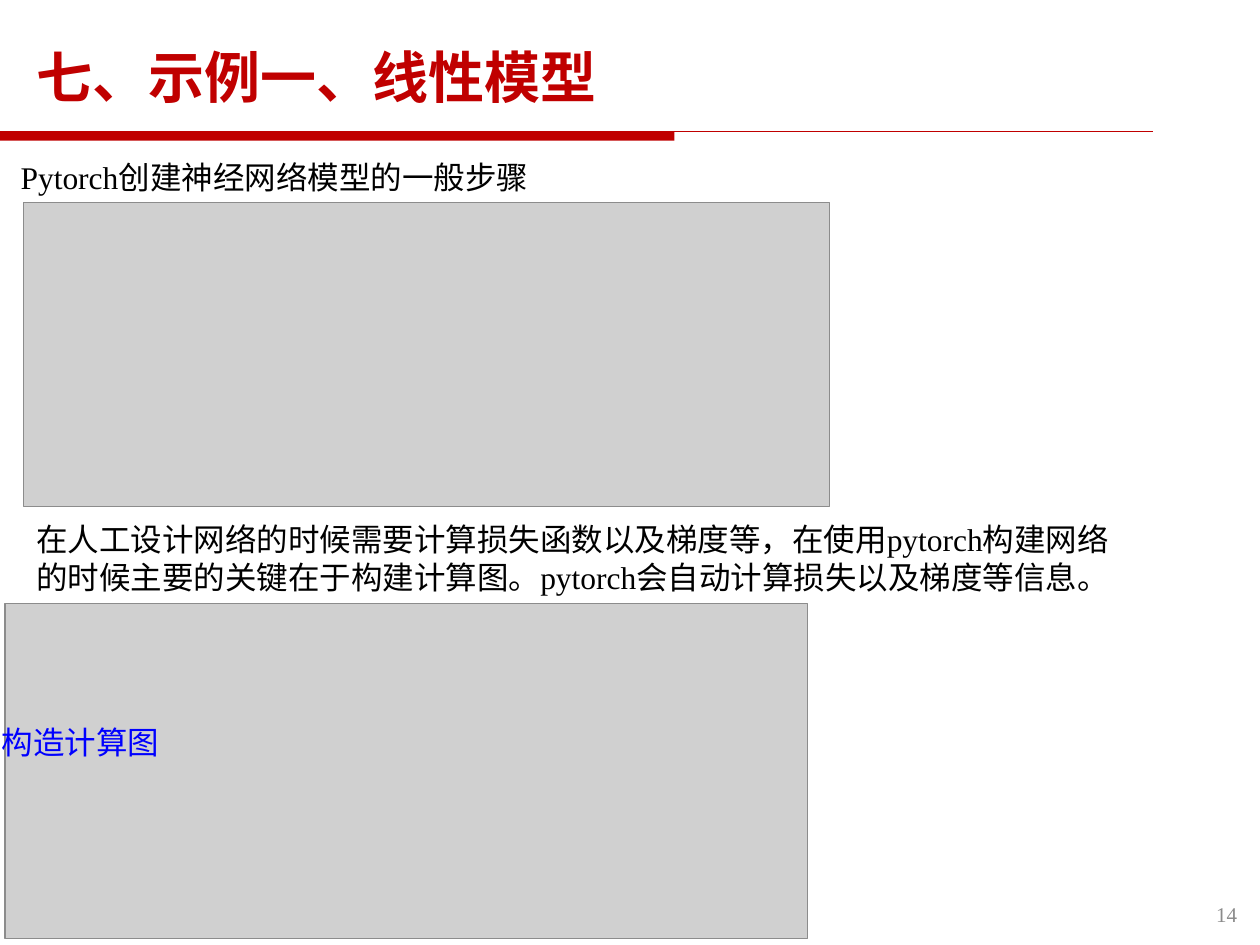
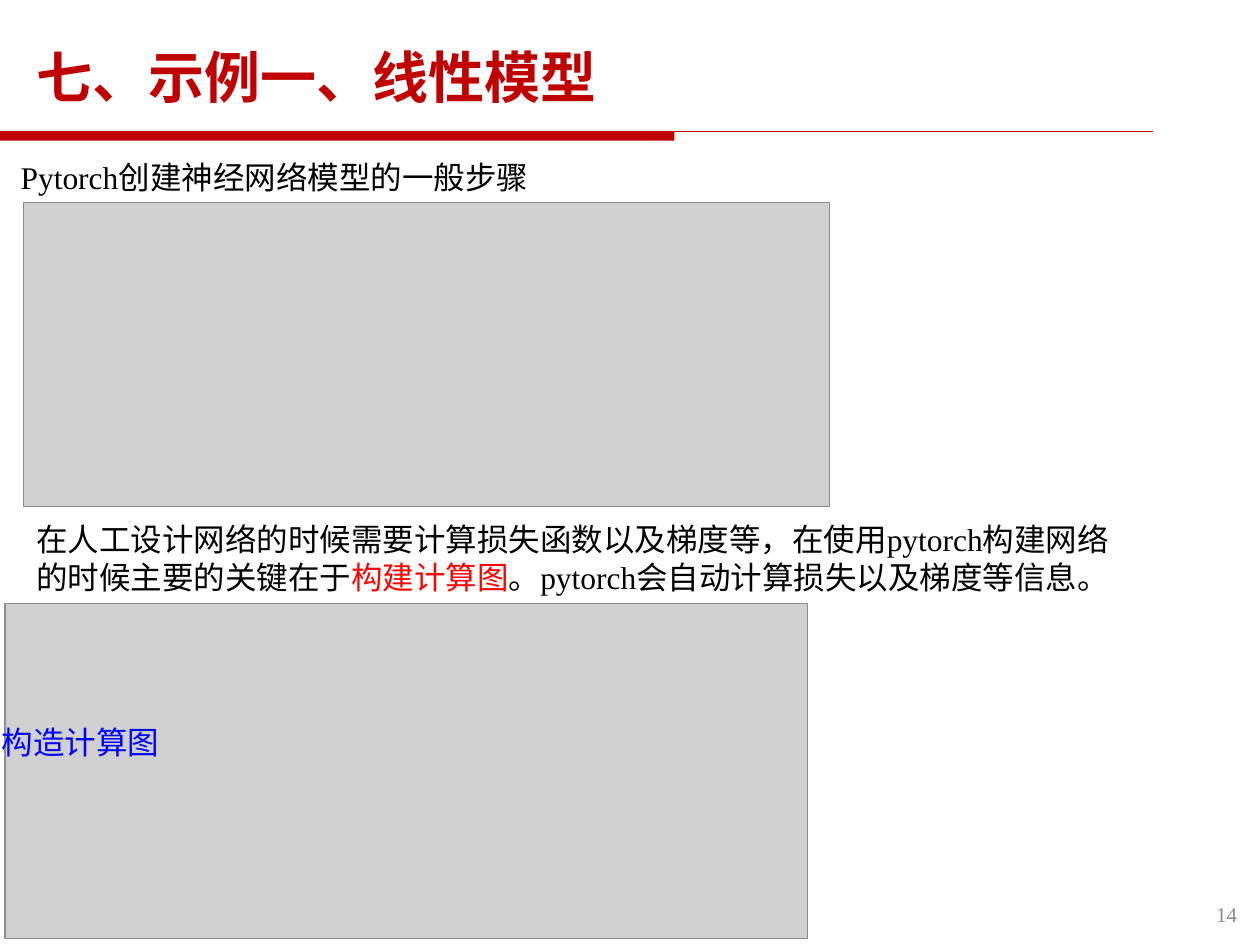
Before and after one commit to yqyang733/ML, a slide deck: slide 14 of ML_Learning_PPT/ML.pptx. Drawn at 1260x945 pixels with LibreOffice and Linux fonts; fonts in the diff are those of the drawing; grey boxes stand for pictures; background and template pictures are left out. Boxes give left, top, right and bottom in pixels: in the first picture for what was removed or moved away, otherwise in the second. Text is boxed around its words. In the diff, an @@ line names an element or a change of style, - is before the commit and + after.

```diff
--- a/ML_Learning_PPT/ML.pptx
+++ b/ML_Learning_PPT/ML.pptx
@@ text at bbox=[36, 557, 1109, 596]: text colour #000000 to #FF0000 in "的时候主要的关键在于构建计算图。pytorch会自动计算损失以及梯度等信息。" @@
```
Also in this commit, not shown: 1 other slide changed, 8 other files.
